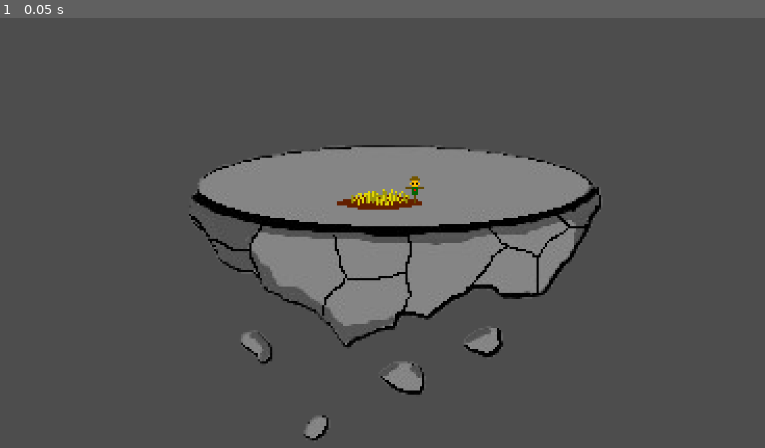
Above: before the commit, frame 1.
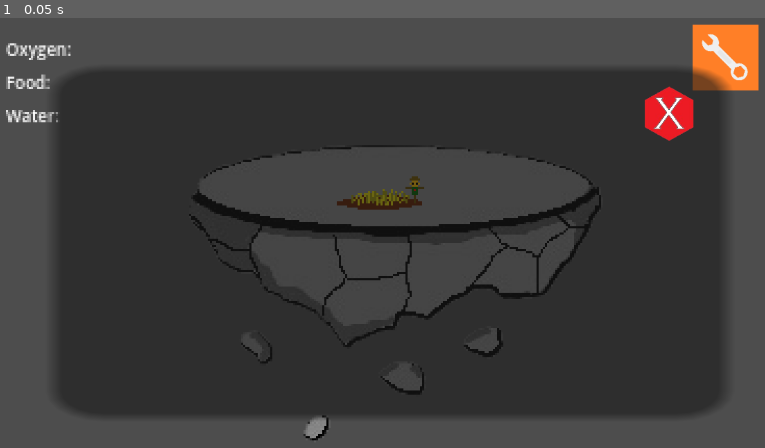
Above: after the commit, the same moment.

Repository: AvilaAndre/GlobalGameJam2025
Game: Godot game, scene res://scenes/planet_focus.tscn
Two runs of this game, one before a commit and one after it. Both use one fixed random seed, a clock stepped at 60 frames per second and the inputs below. This scene is started directly instead of the project's main scene.
Inputs:
- Up to frame 1 (0.05 s): no input

The runs differ from the first frame. In frame 1, 68% of the frame differs, in the area x 0-100%, y 1-94%.

Commit message:
UI in colony screen

Diff:
--- a/scenes/planet_focus.tscn
+++ b/scenes/planet_focus.tscn
@@ -1,6 +1,9 @@
-[gd_scene load_steps=2 format=3 uid="uid://dyv3nb6p0erpm"]
+[gd_scene load_steps=5 format=3 uid="uid://dm6ifjkmumjnb"]
 
 [ext_resource type="PackedScene" uid="uid://j7auxi2knis7" path="res://entities/planet.tscn" id="1_3a05x"]
+[ext_resource type="Script" path="res://scripts/upgrades_button.gd" id="2_dnvmm"]
+[ext_resource type="Texture2D" uid="uid://ln40p8hnlpla" path="res://Assets/Upgrade.png" id="3_l375d"]
+[ext_resource type="Texture2D" uid="uid://dd0sjgj6fgp2u" path="res://Assets/Exit_Button.png" id="4_nqqaw"]
 
 [node name="PlanetFocus" type="Node2D"]
 
@@ -10,3 +13,73 @@
 [node name="Camera2D" type="Camera2D" parent="."]
 texture_filter = 1
 zoom = Vector2(3, 3)
+
+[node name="UI" type="Node" parent="."]
+script = ExtResource("2_dnvmm")
+
+[node name="VBoxContainer" type="VBoxContainer" parent="UI"]
+offset_left = -180.0
+offset_top = -94.0
+offset_right = -140.0
+offset_bottom = -54.0
+
+[node name="Label_Oxygen" type="Label" parent="UI/VBoxContainer"]
+texture_filter = 1
+layout_mode = 2
+theme_override_font_sizes/font_size = 8
+text = "Oxygen:"
+
+[node name="Label_Food" type="Label" parent="UI/VBoxContainer"]
+texture_filter = 1
+layout_mode = 2
+theme_override_font_sizes/font_size = 8
+text = "Food:"
+
+[node name="Label_Water" type="Label" parent="UI/VBoxContainer"]
+texture_filter = 1
+layout_mode = 2
+theme_override_font_sizes/font_size = 8
+text = "Water:"
+
+[node name="UpgradesButton" type="TextureButton" parent="UI"]
+anchors_preset = 1
+anchor_left = 1.0
+anchor_right = 1.0
+offset_left = -1002.0
+offset_top = -100.0
+offset_right = -875.0
+offset_bottom = 27.0
+grow_horizontal = 0
+scale = Vector2(0.25, 0.25)
+texture_normal = ExtResource("3_l375d")
+
+[node name="UpgradePanel" type="Panel" parent="UI"]
+anchors_preset = 8
+anchor_left = 0.5
+anchor_top = 0.5
+anchor_right = 0.5
+anchor_bottom = 0.5
+offset_left = -733.0
+offset_top = -403.0
+offset_right = -693.0
+offset_bottom = -363.0
+grow_horizontal = 2
+grow_vertical = 2
+scale = Vector2(8.08, 4.2)
+
+[node name="CloseButton" type="TextureButton" parent="UI/UpgradePanel"]
+layout_mode = 1
+anchors_preset = 1
+anchor_left = 1.0
+anchor_right = 1.0
+offset_left = -5.34654
+offset_top = 1.90476
+offset_right = 122.653
+offset_bottom = 129.905
+grow_horizontal = 0
+scale = Vector2(0.025, 0.05)
+texture_normal = ExtResource("4_nqqaw")
+
+[connection signal="pressed" from="UI/UpgradesButton" to="UI" method="_on_upgrades_button_pressed"]
+[connection signal="pressed" from="UI/UpgradesButton" to="UI" method="_on_texture_button_pressed"]
+[connection signal="pressed" from="UI/UpgradePanel/CloseButton" to="UI" method="_on_close_button_pressed"]
--- /dev/null
+++ b/scripts/upgrades_button.gd
@@ -0,0 +1,9 @@
+extends Node
+
+
+func _on_upgrades_button_pressed():
+	$UpgradePanel.visible = true
+
+
+func _on_close_button_pressed():
+	$UpgradePanel.visible = false
Binary file added: Assets/Exit_Button.png
Binary file added: Assets/Upgrade.png
Not shown: 1 places in entities/planet.tscn that only renumber resources
